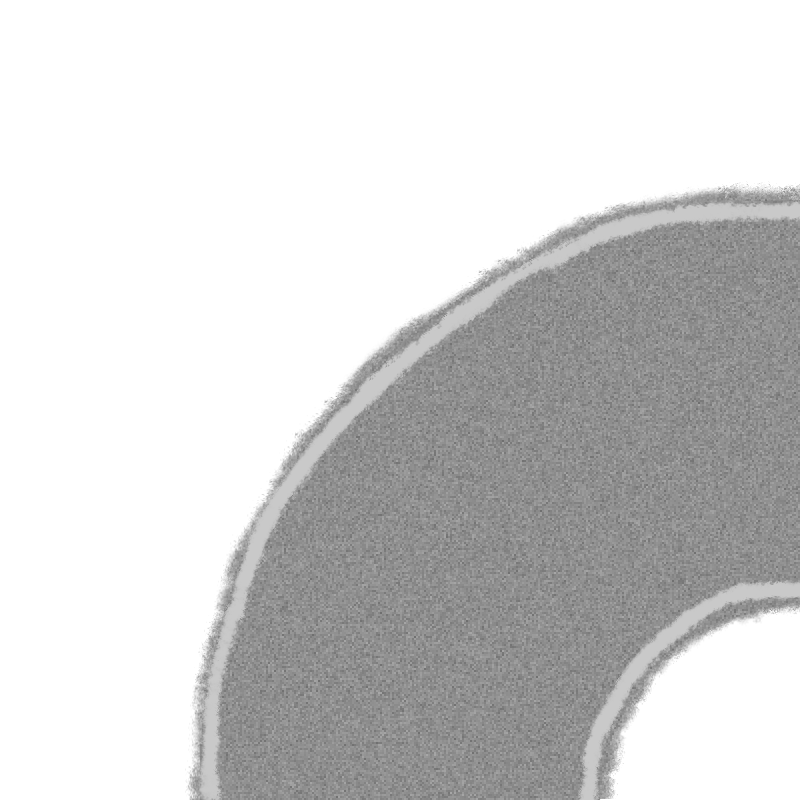
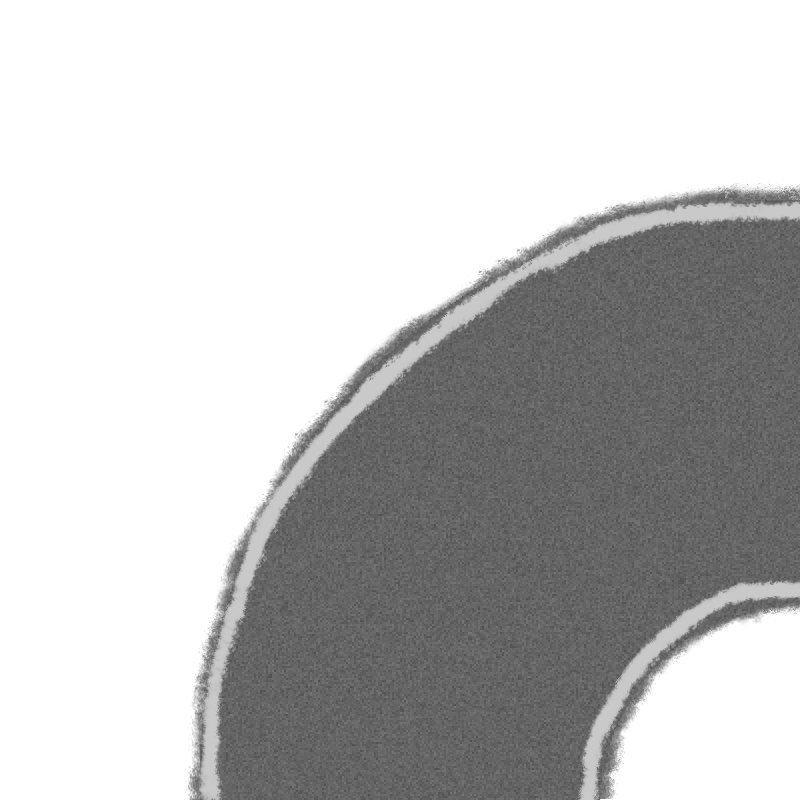
Comparing the layer stacks of the two 800 x 800 images. Changes:
painted on "Layer" over [188, 190, 800, 800]
